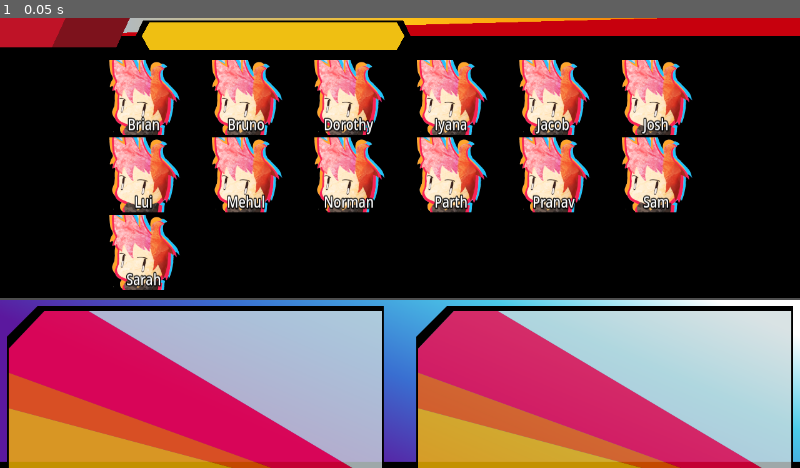
Above: before the commit, frame 1.
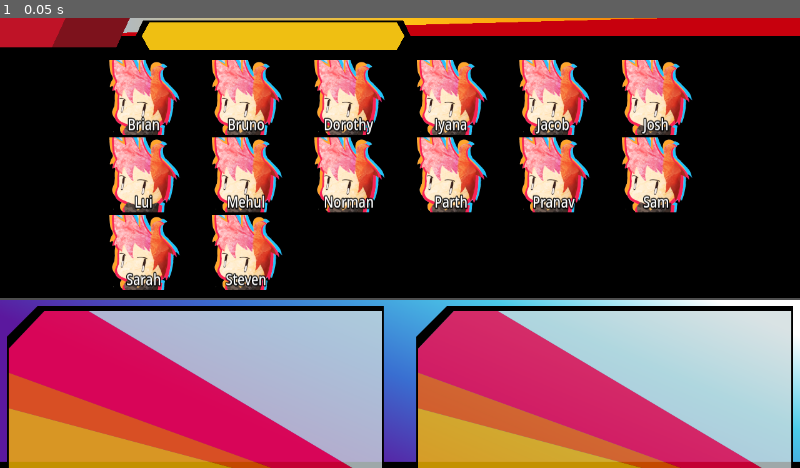
Above: after the commit, the same moment.

Repository: fractal-bootcamp/stevensebexen.super-fractal-bros
Game: Godot game, scene res://scenes/Ui.tscn
Two runs of this game, one before a commit and one after it. Both use one fixed random seed, a clock stepped at 60 frames per second and the inputs below.
Inputs:
- Up to frame 1 (0.05 s): no input

The runs differ from the first frame. In frame 1, 1.1% of the frame differs, in the area x 26-36%, y 43-61%.

Commit message:
Accidentally forgot how range worked

Diff:
--- a/scenes/CharacterSelect/CharacterSelect.gd
+++ b/scenes/CharacterSelect/CharacterSelect.gd
@@ -19,7 +19,7 @@
 
 
 func create_character_card_box():
-	for i in range(0, CHARACTER_NAMES.size() - 1):
+	for i in range(0, CHARACTER_NAMES.size()):
 		var character_card = CharacterCard.instantiate()
 		character_card.portrait = load("res://assets/portraits/%s.png" % CHARACTER_NAMES[i].to_lower())
 		character_card.character_name = CHARACTER_NAMES[i]
